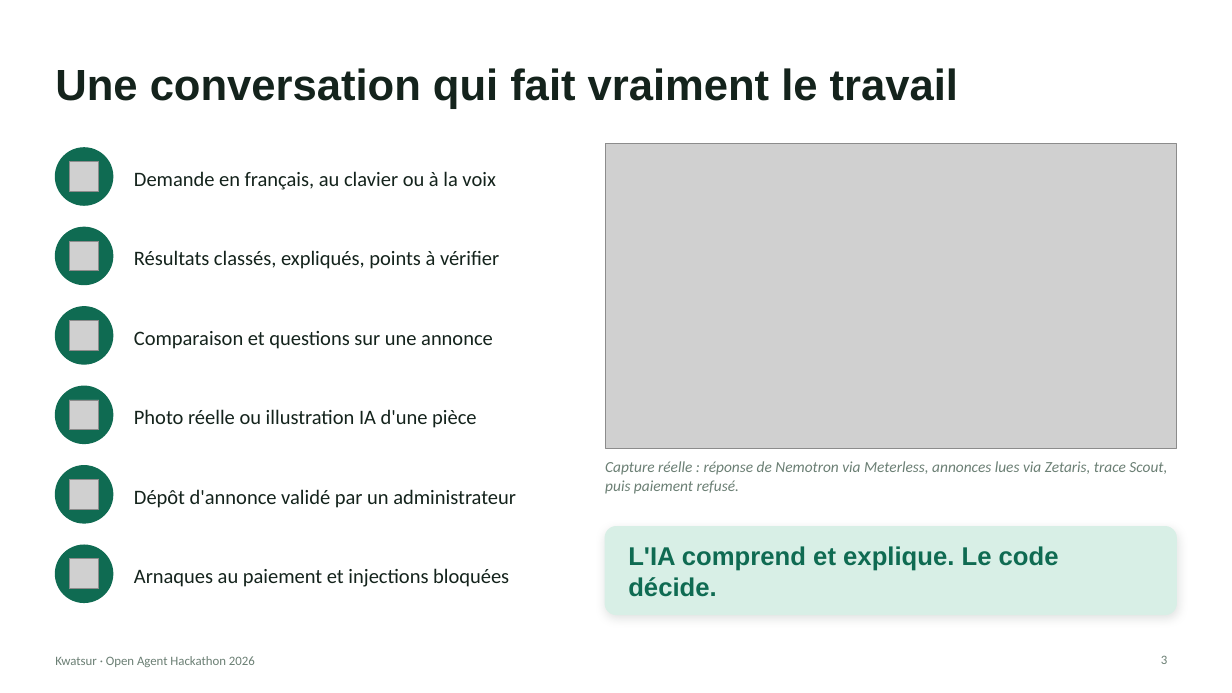
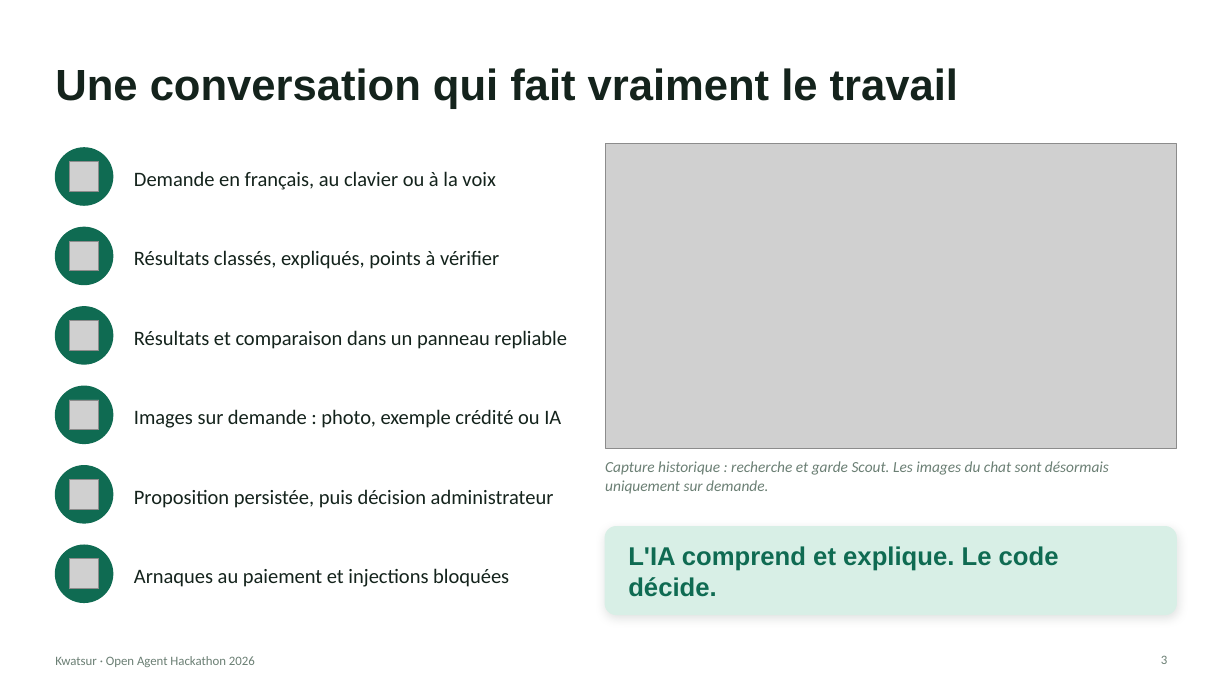
Before and after one commit to saoulforotheruse-tech/kwatsur, a slide deck: slide 3 of docs/doc_a_soumetre_pour_hackathon/04_presentation_kwatsur.pptx. Drawn at 1232x693 pixels with LibreOffice and Linux fonts; fonts in the diff are those of the drawing; grey boxes stand for pictures. Boxes give left, top, right and bottom in pixels: in the first picture for what was removed or moved away, otherwise in the second. Text is boxed around its words. In the diff, an @@ line names an element or a change of style, - is before the commit and + after.

```diff
--- a/docs/doc_a_soumetre_pour_hackathon/04_presentation_kwatsur.pptx
+++ b/docs/doc_a_soumetre_pour_hackathon/04_presentation_kwatsur.pptx
@@ text at [134, 330, 567, 349]: text changed @@
-Comparaison et questions sur une annonce
+Résultats et comparaison dans un panneau repliable
@@ text at [134, 409, 561, 428]: text changed @@
-Photo réelle ou illustration IA d'une pièce
+Images sur demande : photo, exemple crédité ou IA
@@ text at [605, 461, 1109, 494]: text changed @@
-Capture réelle : réponse de Nemotron via Meterless, annonces lues via Zetaris, trace Scout, puis paiement refusé.
+Capture historique : recherche et garde Scout. Les images du chat sont désormais uniquement sur demande.
@@ text at [134, 489, 554, 508]: text changed @@
-Dépôt d'annonce validé par un administrateur
+Proposition persistée, puis décision administrateur
```
Also in this commit, not shown: 6 other slides changed, 3 slides added, 1 slide removed, 31 other files.
